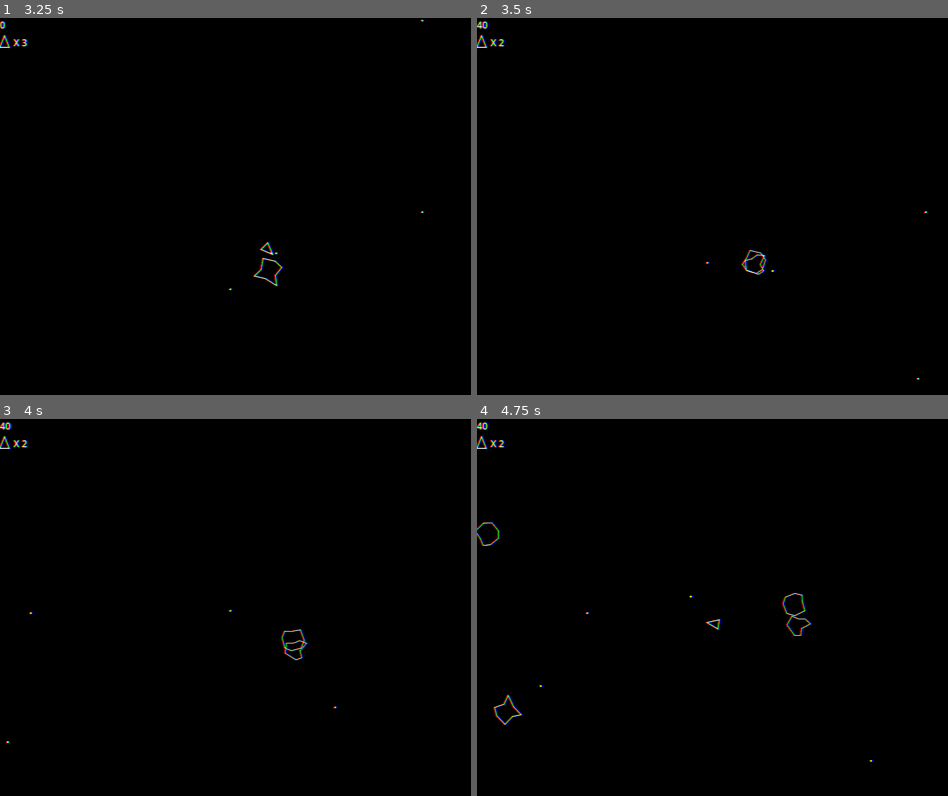
Above: before the commit, frames 1-4 (two rows, left to right).
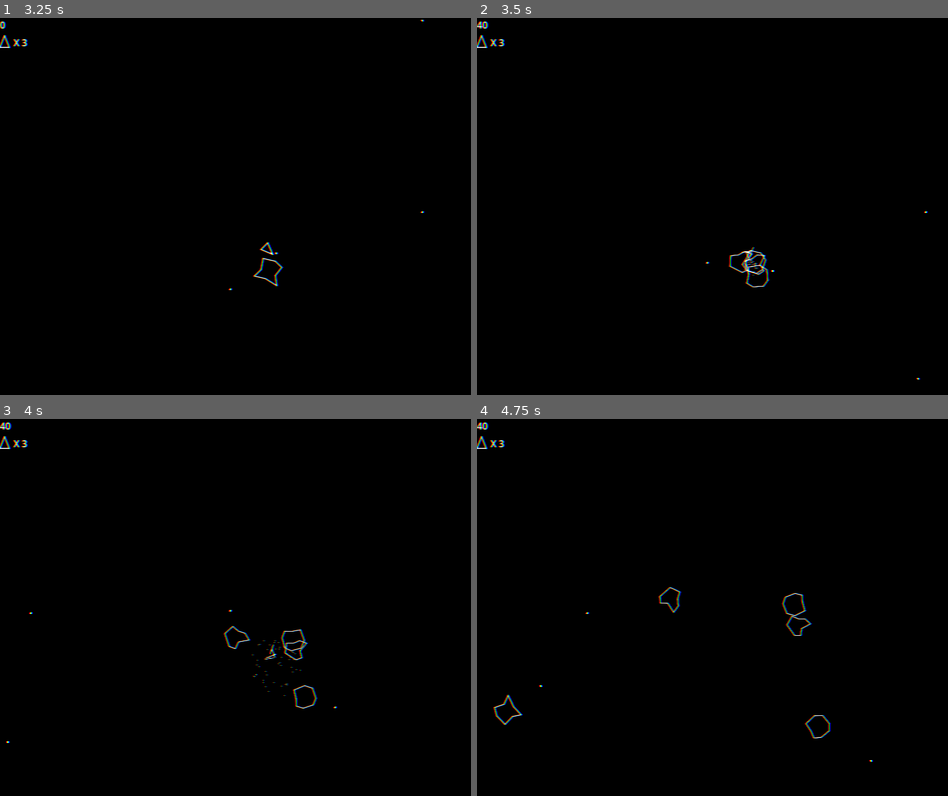
Above: after the commit, the same moments.

Repository: edudf90/asteroids-godot
Game: Godot game, scene res://game/game.tscn
The game is run twice, just before and just after one commit, with the same random seed, the same clock (stepped at 60 frames per second) and the same inputs.
Inputs:
- Up to frame 1 (3.25 s): tap Enter (ui_accept) at 0.5, 0.77, 1.52, 2.75, 3.02 s; hold Right (ui_right) 0.53-1.28 s; hold Left (ui_left) 1.28-2.03 s; hold Right (ui_right) 2.03-2.78 s; hold Up (ui_up) from 2.78 s (still down)
- Up to frame 2 (3.5 s): keep holding Up (ui_up)
- Up to frame 3 (4 s): release Up (ui_up) at 3.53 s; hold Left (ui_left) from 3.53 s (still down); tap Enter (ui_accept) at 3.77 s
- Up to frame 4 (4.75 s): keep holding Left (ui_left); tap Enter (ui_accept) at 4.52 s

Frame 1 is identical in both runs. In frame 2, 0.2% of the frame differs, in the area x 4-63%, y 5-72%; in frame 3, 0.3%; in frame 4, 0.4%, in the area x 0-76%, y 5-85%.

Commit message:
Add particle effects when asteroids or ship gets destroyed.

Diff:
--- a/asteroid/asteroid.gd
+++ b/asteroid/asteroid.gd
@@ -50,6 +50,7 @@
 var scaling_factor : float
 var size : int
 var is_ready = false
+var explosion_timer : Timer
 
 func reset(level, spawn_position = null):
 	size = level
@@ -85,6 +86,7 @@
 	$PolygonCenterArea.set_deferred("monitorable", true)
 	$PolygonCollisionArea.set_deferred("monitoring", true)
 	$PolygonCollisionArea.set_deferred("monitorable", true)
+	$PolygonCollisionArea/AsteroidPolygon.visible = true
 
 # Called when the node enters the scene tree for the first time.
 func _ready():
@@ -93,6 +95,9 @@
 	$PolygonCenterArea.add_to_group("moving_body")
 	$PolygonCollisionArea.connect("area_entered", on_polygon_collision_area_entered)
 	$PolygonCollisionArea.add_to_group("asteroid")
+	explosion_timer = Timer.new()
+	add_child(explosion_timer)
+	explosion_timer.connect("timeout", finished_exploding)
 
 # Called every frame. 'delta' is the elapsed time since the previous frame.
 func _physics_process(delta):
@@ -101,6 +106,9 @@
 
 func on_polygon_collision_area_entered(area : Area2D):
 	if area.is_in_group("bullet") || area.is_in_group("player"):
+		$PolygonCollisionArea/AsteroidPolygon.visible = false
+		$Explosion.emitting = true
+		explosion_timer.start(1.)
 		got_destroyed.emit(self)
 	if area.is_in_group("bullet"):
 		area.get_parent().remove_shot()
@@ -110,5 +118,9 @@
 	$PolygonCenterArea.set_deferred("monitorable", false)
 	$PolygonCollisionArea.set_deferred("monitoring", false)
 	$PolygonCollisionArea.set_deferred("monitorable", false)
+
+func finished_exploding():
+	explosion_timer.stop()
+	$Explosion.emitting = false
 	velocity = Vector2(0., 0.)
 	position = Vector2(-100., 100.)
--- a/asteroid/asteroid.tscn
+++ b/asteroid/asteroid.tscn
@@ -6,6 +6,16 @@
 
 [sub_resource type="CircleShape2D" id="CircleShape2D_lstgr"]
 radius = 5.0
+
+[sub_resource type="ParticleProcessMaterial" id="ParticleProcessMaterial_l2jsy"]
+particle_flag_disable_z = true
+direction = Vector3(0, 0, 0)
+spread = 180.0
+gravity = Vector3(0, 0, 0)
+initial_velocity_min = 20.0
+initial_velocity_max = 80.0
+orbit_velocity_min = 0.0
+orbit_velocity_max = 0.0
 
 [node name="Asteroid" type="Node2D"]
 script = ExtResource("1_w40l2")
@@ -24,3 +34,10 @@
 
 [node name="CollisionShape2D" type="CollisionShape2D" parent="PolygonCenterArea"]
 shape = SubResource("CircleShape2D_lstgr")
+
+[node name="Explosion" type="GPUParticles2D" parent="."]
+emitting = false
+amount = 50
+process_material = SubResource("ParticleProcessMaterial_l2jsy")
+explosiveness = 1.0
+randomness = 1.0
--- a/player/player.gd
+++ b/player/player.gd
@@ -9,7 +9,7 @@
 const OFFSCREEN_POSITION = Vector2(-200., -200.)
 const INITIAL_POSITION = Vector2(392., 330.)
 const INITIAL_VELOCITY = Vector2(0., 0.)
-const RESPAWN_TIME = 1.0
+const RESPAWN_TIME = 0.5
 
 var flight_rotation : float
 var velocity : Vector2
@@ -19,6 +19,7 @@
 var shot_resource = preload("res://shot/shot.tscn")
 var shooting_cooldown_over = true
 var respawn_timer : Timer
+var explosiont_timer
 
 signal player_died
 
@@ -29,27 +30,30 @@
 	$Area2D.connect("area_entered", handle_collision)
 	$AnimationPlayer.connect("animation_finished", end_invincibility)
 	player_alive = true
+	explosiont_timer = Timer.new()
+	add_child(explosiont_timer)
+	explosiont_timer.connect("timeout", finished_exploding)
 	respawn_timer = Timer.new()
 	add_child(respawn_timer)
 	respawn_timer.connect("timeout", respawn)
 
 # Called every frame. 'delta' is the elapsed time since the previous frame.
 func _physics_process(delta):
-	if Input.is_action_pressed("ui_up"):
-		flight_rotation = rotation_degrees
-		speed = MAX_SPEED
-	else:
-		if speed < MIN_SPEED:
-			speed = min(speed + DECAY, MIN_SPEED)
-	if Input.is_action_pressed("ui_left"):
-		rotation_degrees += -3.0
-	if Input.is_action_pressed("ui_right"):
-		rotation_degrees += 3.0
 	if player_alive:
+		if Input.is_action_pressed("ui_up"):
+			flight_rotation = rotation_degrees
+			speed = MAX_SPEED
+		else:
+			if speed < MIN_SPEED:
+				speed = min(speed + DECAY, MIN_SPEED)
+		if Input.is_action_pressed("ui_left"):
+			rotation_degrees += -3.0
+		if Input.is_action_pressed("ui_right"):
+			rotation_degrees += 3.0
 		if Input.is_action_just_pressed("ui_accept"):
 			shoot()
-	velocity = Vector2(0.0, speed).rotated(deg_to_rad(flight_rotation))
-	translate(velocity * delta)
+		velocity = Vector2(0.0, speed).rotated(deg_to_rad(flight_rotation))
+		translate(velocity * delta)
 
 func shoot():
 	if shooting_cooldown_over:
@@ -76,18 +80,33 @@
 		player_alive = false
 		$Area2D.set_deferred("monitorable", false)
 		$Area2D.set_deferred("monitoring", false)
-		remove()
-		player_died.emit()
-		respawn_timer.start(RESPAWN_TIME)
+		$Area2D/ShipPolygon.modulate = Color8(255, 255, 255, 0)
+		$ExplosionDown.emitting = true
+		$ExplosionRight.emitting = true
+		$ExplosionLeft.emitting = true
+		explosiont_timer.start(1.75)
+
+func finished_exploding():
+	$ExplosionDown.emitting = false
+	$ExplosionRight.emitting = false
+	$ExplosionLeft.emitting = false
+	remove()
+	player_died.emit()
+	respawn_timer.start(RESPAWN_TIME)
+	explosiont_timer.stop()
 
 func remove():
 	velocity = INITIAL_VELOCITY
 	position = OFFSCREEN_POSITION
+	$Area2D/ShipPolygon.modulate = Color8(255, 255, 255, 255)
 
 func respawn():
 	respawn_timer.stop()
 	velocity = INITIAL_VELOCITY
 	position = INITIAL_POSITION
+	flight_rotation = 0
+	speed = 0
+	rotation_degrees = 0
 	player_alive = true
 	$AnimationPlayer.play("blink")
 
--- a/player/player.tscn
+++ b/player/player.tscn
@@ -1,8 +1,9 @@
-[gd_scene load_steps=6 format=3 uid="uid://vg05ae1ggjve"]
+[gd_scene load_steps=10 format=3 uid="uid://vg05ae1ggjve"]
 
 [ext_resource type="Script" path="res://player/player.gd" id="1_2jnle"]
 [ext_resource type="Script" path="res://player/ship_polygon.gd" id="2_l22ks"]
 [ext_resource type="Script" path="res://components/polygon_border_drawer.gd" id="3_3gsxs"]
+[ext_resource type="Texture2D" uid="uid://bcd0ckp4m25w6" path="res://texture-particle2.png" id="4_majpg"]
 
 [sub_resource type="Animation" id="Animation_d3n3i"]
 resource_name = "blink"
@@ -25,6 +26,44 @@
 "blink": SubResource("Animation_d3n3i")
 }
 
+[sub_resource type="ParticleProcessMaterial" id="ParticleProcessMaterial_pv0dw"]
+particle_flag_disable_z = true
+direction = Vector3(1, -10, 0)
+spread = 180.0
+gravity = Vector3(0, 20, 0)
+initial_velocity_min = 5.0
+initial_velocity_max = 10.0
+angular_velocity_min = 10.0
+angular_velocity_max = 45.0
+orbit_velocity_min = 0.0
+orbit_velocity_max = 0.0
+scale_min = 0.5
+
+[sub_resource type="ParticleProcessMaterial" id="ParticleProcessMaterial_diwcx"]
+particle_flag_disable_z = true
+spread = 180.0
+flatness = 1.0
+gravity = Vector3(20, -30, 0)
+angular_velocity_min = -20.0
+angular_velocity_max = 20.0
+orbit_velocity_min = 0.0
+orbit_velocity_max = 0.0
+angle_min = -70.0
+angle_max = -70.0
+scale_min = 0.5
+
+[sub_resource type="ParticleProcessMaterial" id="ParticleProcessMaterial_3l7p6"]
+particle_flag_disable_z = true
+spread = 180.0
+gravity = Vector3(-20, -30, 0)
+angular_velocity_min = -20.0
+angular_velocity_max = 20.0
+orbit_velocity_min = 0.0
+orbit_velocity_max = 0.0
+angle_min = 70.0
+angle_max = 70.0
+scale_min = 0.5
+
 [node name="Player" type="Node2D"]
 script = ExtResource("1_2jnle")
 
@@ -45,4 +84,30 @@
 "": SubResource("AnimationLibrary_8iggm")
 }
 
+[node name="ExplosionDown" type="GPUParticles2D" parent="."]
+emitting = false
+amount = 2
+process_material = SubResource("ParticleProcessMaterial_pv0dw")
+texture = ExtResource("4_majpg")
+one_shot = true
+explosiveness = 1.0
+
+[node name="ExplosionRight" type="GPUParticles2D" parent="."]
+position = Vector2(5, -8)
+emitting = false
+amount = 2
+process_material = SubResource("ParticleProcessMaterial_diwcx")
+texture = ExtResource("4_majpg")
+one_shot = true
+explosiveness = 1.0
+
+[node name="ExplosionLeft" type="GPUParticles2D" parent="."]
+position = Vector2(-5, -8)
+emitting = false
+amount = 2
+process_material = SubResource("ParticleProcessMaterial_3l7p6")
+texture = ExtResource("4_majpg")
+one_shot = true
+explosiveness = 1.0
+
 [connection signal="timeout" from="ShootingCooldown" to="." method="_on_shooting_cooldown_timeout"]
Not shown: 1 places in asteroid/asteroid.tscn that only renumber resources
Binary file added: texture-particle2.png
Not shown, added: texture-particle2.png.import
